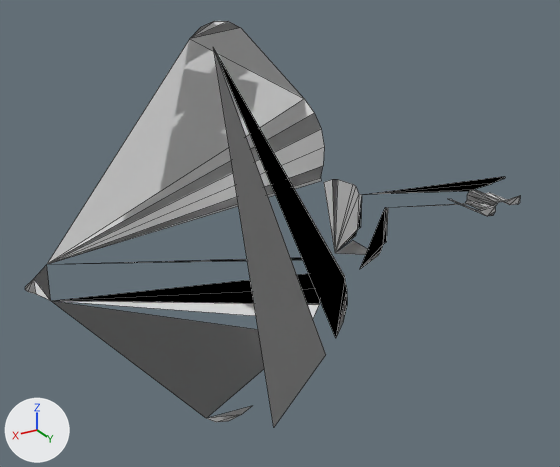
The OBJ model Assets/Resources/Skate.obj, before and after one commit.
Before and after are seen from a 50 mm lens placed at (-15.8, 25.6, 38.4), pointed at (-32.2, -1.8, 24.7). Every picture has the same lights, and +X, +Y and +Z are marked at lower left. Mesh edges are drawn as thin lines. Where no turn or scale is listed for an object, it has been applied to the vertices.

In view in the first picture: 'Skate'.
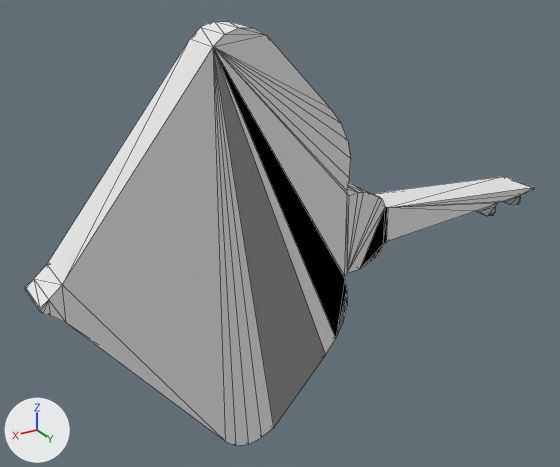
The newer file is also turned or shifted as a whole; pictures and numbers use the older file's frame.

The change, as JSON lines over the scene's bpy script:
```json
{"op": "add", "block": "mat_initialshadinggroup", "code": ["mat_initialshadinggroup = principled_material('initialShadingGroup')", "mat_initialshadinggroup.base_color = (0.8, 0.8, 0.8)  # white #e7e7e7", "mat_initialshadinggroup.roughness = 1.0"]}
{"block": "me_skate", "where": "# used by ob_skate; location = (0.0, 0.0, 0.0)"}
{"op": "remove", "block": "me_skate", "code": "me_skate.from_pydata(...)  # 118 vertices, 80 faces; spans x -46.3..-21.0, y -2.0..0.0, z 15.5..34.1"}
{"op": "add", "block": "me_skate", "code": "me_skate.from_pydata(...)  # 122 vertices, 240 faces; spans x -46.3..-21.0, y -2.0..0.0, z 15.5..34.1"}
{"block": "me_skate", "change": "me_skate part 1"}
{"block": "me_skate", "change": "4 vertices are added at (-46.3, 0.0, 24.8), (-28.8, 0.0, 15.6), (-34.5, 0.0, 26.7), (-21.0, 0.0, 24.8)"}
{"block": "me_skate", "change": "160 new faces join them"}
{"op": "add", "block": "me_skate", "code": "me_skate.materials.append(mat_initialshadinggroup)  # white #e7e7e7"}
```

Boxes (x1, y1, x2, y2) around the edits, measured in the pictures (560 x 467 px):
```json
{"object": "Skate", "change": "reshaped", "before": [25, 21, 520, 427], "after": [25, 21, 534, 446]}
{"part": 1, "of": "me_skate", "change": "added", "after": [25, 21, 534, 446]}
```
